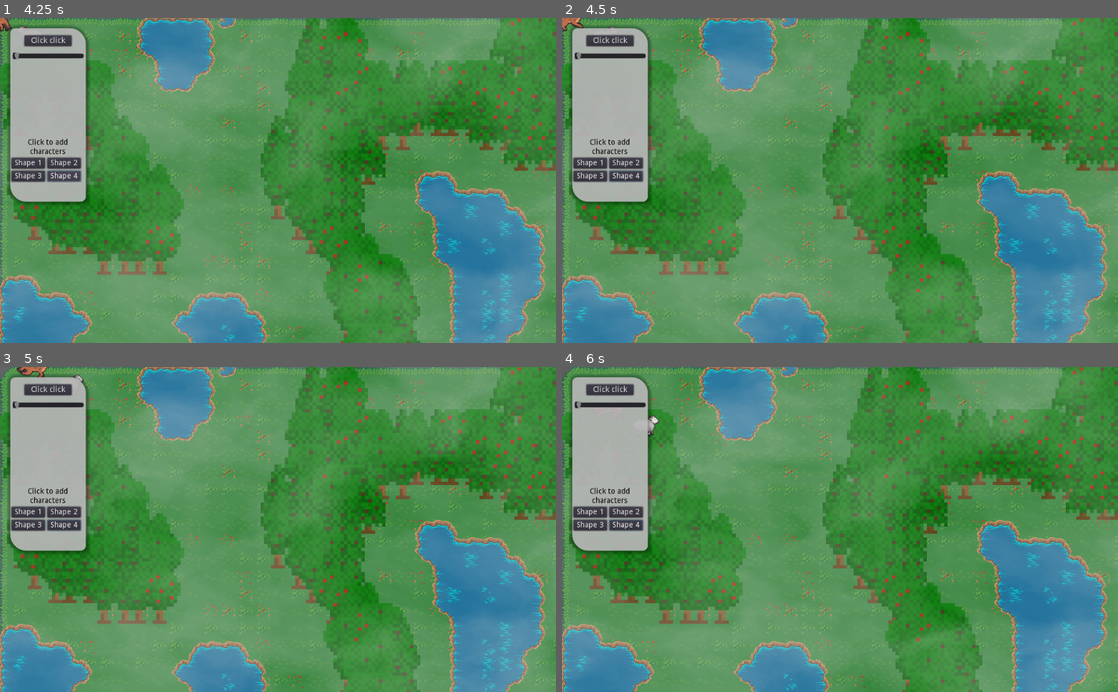
Above: before the commit, frames 1-4 (two rows, left to right).
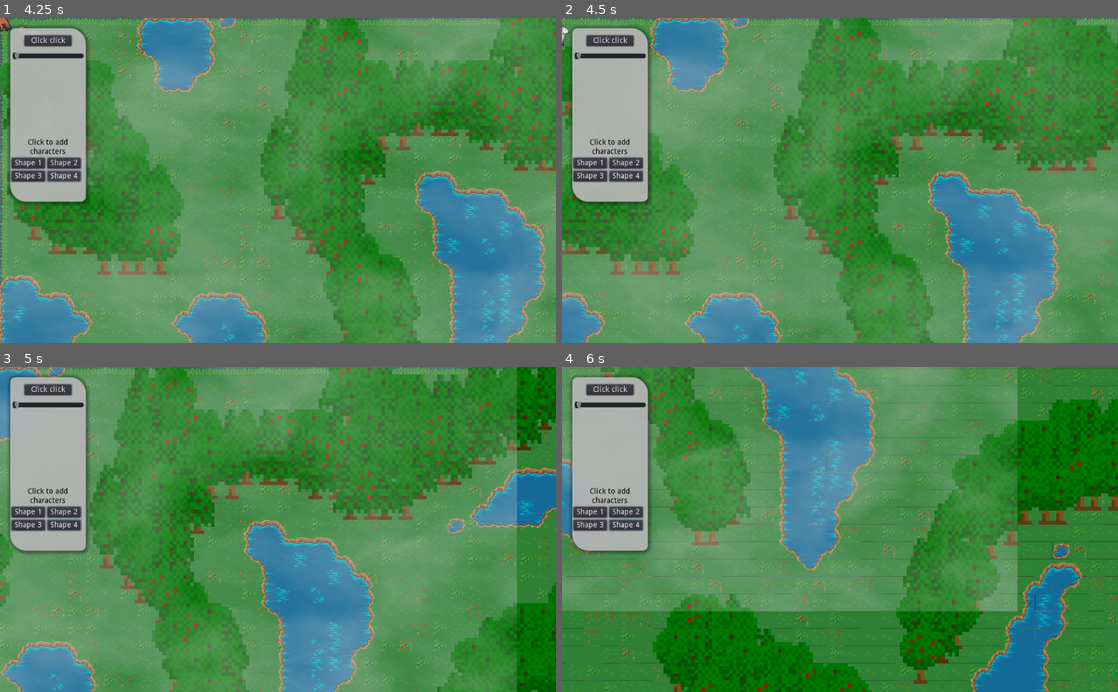
Above: after the commit, the same moments.

Repository: Poissecaille/EcoSimulator
Game: Godot game, scene res://Game.tscn
Same seed, same stepped clock (60 frames per second), same inputs: the game is played once before the commit and once after it.
Inputs (mouse positions are in pixels of both pictures, inside the frame that each line leads up to):
- Up to frame 1 (4.25 s): click "Click click" at 0.5 s; click "Shape 1" at 1.25 s; click "Shape 2" at 2 s; click "Shape 3" at 2.75 s; click "Shape 4" at 3.5 s
- Up to frame 2 (4.5 s): tap Enter at 4.25 s; move the mouse to (962, 164) at 4.27 s; hold Right (move_right) from 4.28 s (still down); click (962, 164) at 4.42 s
- Up to frame 3 (5 s): keep holding Right (move_right)
- Up to frame 4 (6 s): tap Enter at 5, 5.75 s; move the mouse to (728, 545) at 5.02 s; release Right (move_right) at 5.03 s; hold Down (move_down) 5.03-5.78 s; click (728, 545) at 5.17 s; move the mouse to (895, 458) at 5.77 s; hold Right (move_right) from 5.78 s (still down); click (895, 458) at 5.92 s

Frame 1 is identical in both runs. In frame 2, 49% of the frame differs, in the area x 0-100%, y 0-100%; in frame 3, 60%; in frame 4, 71%.

Commit message:
add camera on keys and zoom on wheel

Diff:
--- a/GODOT/Game.tscn
+++ b/GODOT/Game.tscn
@@ -9,6 +9,7 @@
 [ext_resource path="res://Fog.tscn" type="PackedScene" id=7]
 [ext_resource path="res://Fog.gd" type="Script" id=8]
 [ext_resource path="res://Menu/Menu.tscn" type="PackedScene" id=9]
+[ext_resource path="res://MainCamera2D.gd" type="Script" id=10]
 
 [node name="Node2D" type="Node2D"]
 __meta__ = {
@@ -39,5 +40,8 @@
 position = Vector2( 13, 12 )
 anchor_mode = 0
 current = true
+script = ExtResource( 10 )
 
-[node name="Control" parent="Camera2D" instance=ExtResource( 9 )]
+[node name="MenuControl" parent="Camera2D" instance=ExtResource( 9 )]
+margin_right = 0.0
+margin_bottom = 0.0
--- /dev/null
+++ b/GODOT/MainCamera2D.gd
@@ -0,0 +1,62 @@
+extends Camera2D
+
+export (bool) var key = true
+export (bool) var wheel = true
+export (int) var zoom_out_limit = 4
+export (int) var camera_speed = 450
+export (int) var camera_margin = 50
+
+const camera_zoom_speed = Vector2(0.05, 0.05)
+
+var camera_zoom = get_zoom()
+var camera_movement = Vector2()
+var _prev_mouse_pos = null
+var __keys = [false, false, false, false]
+
+func _physics_process(delta):
+	if key:
+		if __keys[0]:
+			camera_movement.x -= camera_speed * delta
+		if __keys[1]:
+			camera_movement.y -= camera_speed * delta
+		if __keys[2]:
+			camera_movement.x += camera_speed * delta
+		if __keys[3]:
+			camera_movement.y += camera_speed * delta
+
+	position += camera_movement * get_zoom()
+
+	camera_movement = Vector2(0, 0)
+	_prev_mouse_pos = get_local_mouse_position()
+
+func _unhandled_input(event):
+	print("Camera zoom", camera_zoom)
+	if event is InputEventMouseButton:
+		if wheel:
+			if event.button_index == BUTTON_WHEEL_UP and\
+			camera_zoom.x - camera_zoom_speed.x > 1 and\
+			camera_zoom.y - camera_zoom_speed.y > 1:
+				camera_zoom -= camera_zoom_speed
+				set_zoom(camera_zoom)
+			if event.button_index == BUTTON_WHEEL_DOWN and\
+			camera_zoom.x + camera_zoom_speed.x < zoom_out_limit and\
+			camera_zoom.y + camera_zoom_speed.y < zoom_out_limit:
+				camera_zoom += camera_zoom_speed
+				set_zoom(camera_zoom)
+
+	if event.is_action_pressed("ui_left"):
+		__keys[0] = true
+	if event.is_action_pressed("ui_up"):
+		__keys[1] = true
+	if event.is_action_pressed("ui_right"):
+		__keys[2] = true
+	if event.is_action_pressed("ui_down"):
+		__keys[3] = true
+	if event.is_action_released("ui_left"):
+		__keys[0] = false
+	if event.is_action_released("ui_up"):
+		__keys[1] = false
+	if event.is_action_released("ui_right"):
+		__keys[2] = false
+	if event.is_action_released("ui_down"):
+		__keys[3] = false
Not shown: 1 places in GODOT/Game.tscn that only renumber resources
